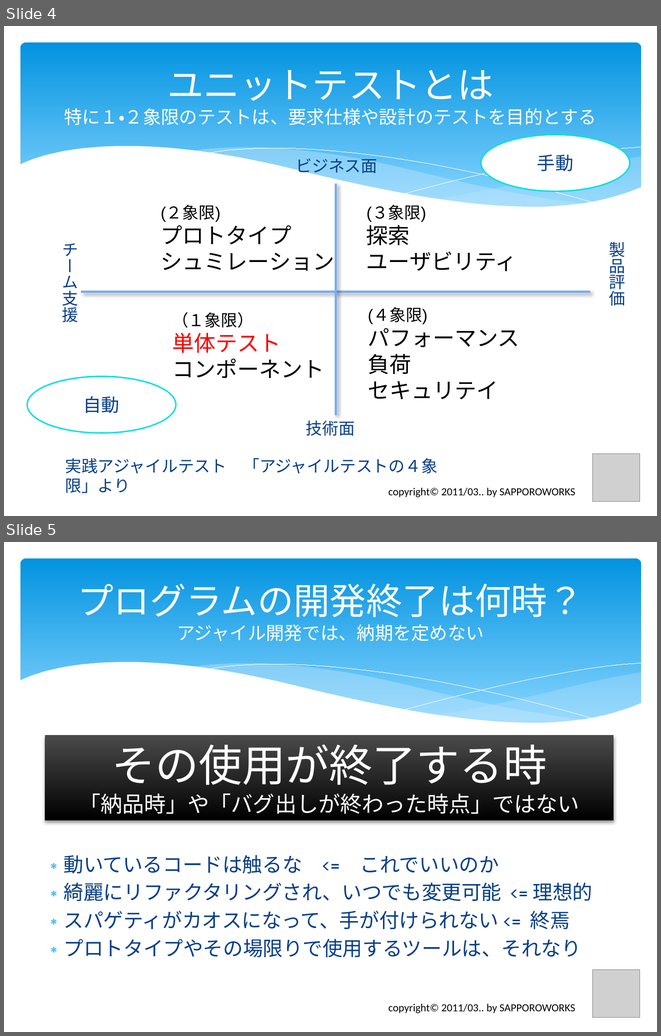
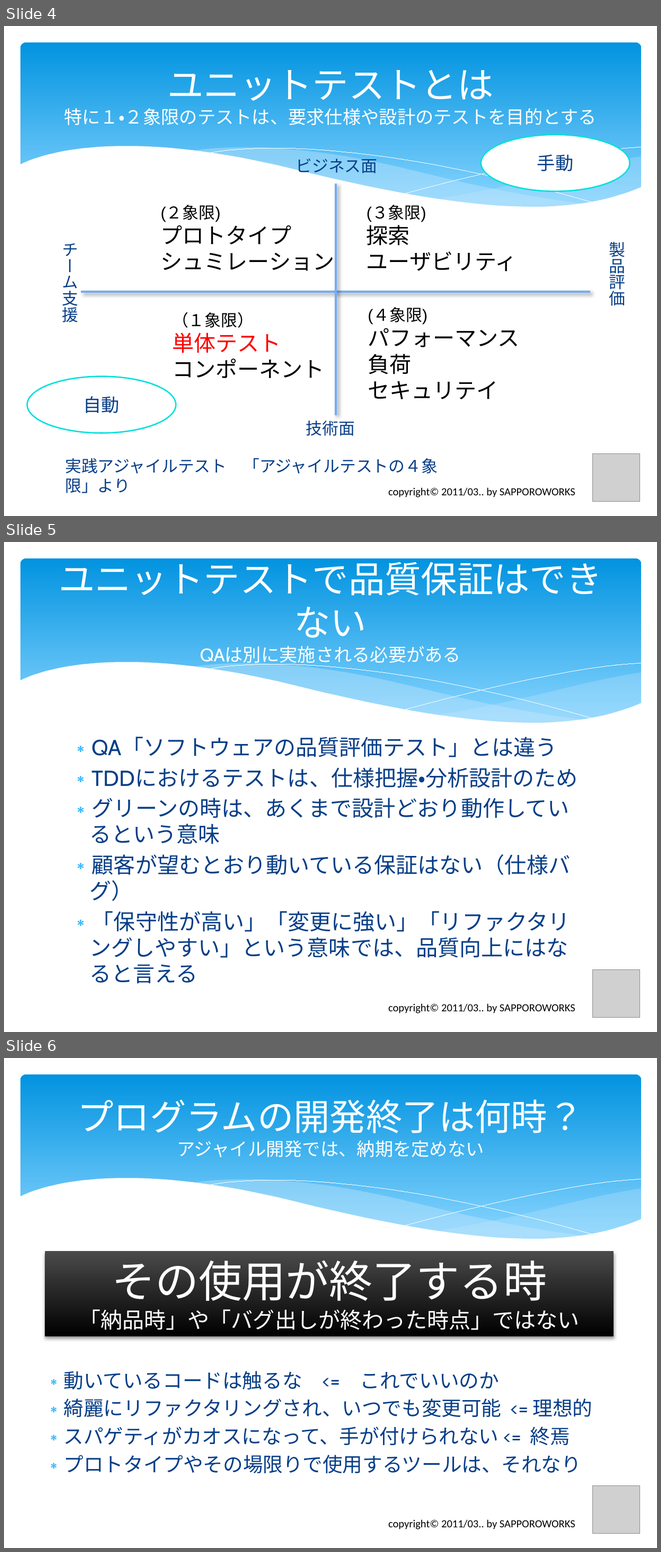
Before and after one commit to furuya02/clrh78, a slide deck: C# から Java へのプログラム移植で体験したTDDの効果は？.pptx. Shown one above the other, each under a label of ours: slides 4 and 5 before the commit, slides 4, 5 and 6 after it. The pictures are 661x1036 and 661x1552 pixels, drawn with LibreOffice and Linux fonts; fonts in the diff are those of the drawing; grey boxes stand for pictures. Boxes give left, top, right and bottom in pixels: in the first picture for what was removed or moved away, otherwise in the second. Text is boxed around its words. In the diff, an @@ line names an element or a change of style, - is before the commit and + after.

```diff
--- a/C# から Java へのプログラム移植で体験したTDDの効果は？.pptx
+++ b/C# から Java へのプログラム移植で体験したTDDの効果は？.pptx
@@ slide 5 added at box(4, 542, 657, 1032), background #FFFFFF; not listed: 6 template elements that a slide beside it also shows @@
@@ title added at box(59, 555, 602, 666), 40 pt, text #FFFFFF @@
+ユニットテストで品質保証はできない
+QAは別に実施される必要がある
@@ text added at box(90, 737, 578, 983), 24 pt, text #073E87 @@
+∗ QA「ソフトウェアの品質評価テスト」とは違う
+∗ TDDにおけるテストは、仕様把握・分析設計のため
+∗ グリーンの時は、あくまで設計どおり動作しているという意味
+∗ 顧客が望むとおり動いている保証はない（仕様バグ）
+∗ 「保守性が高い」「変更に強い」「リファクタリングしやすい」という意味では、品質向上にはなると言える
@@ picture added at box(593, 969, 640, 1017) @@
@@ text added at box(388, 1003, 575, 1013), 12 pt, text #000000 @@
+copyright© 2011/03.. by SAPPOROWORKS
@@ what was slide 5 is now slide 6 @@
```
Also in this commit, not shown: 4 slides changed, 16 other slides added.
